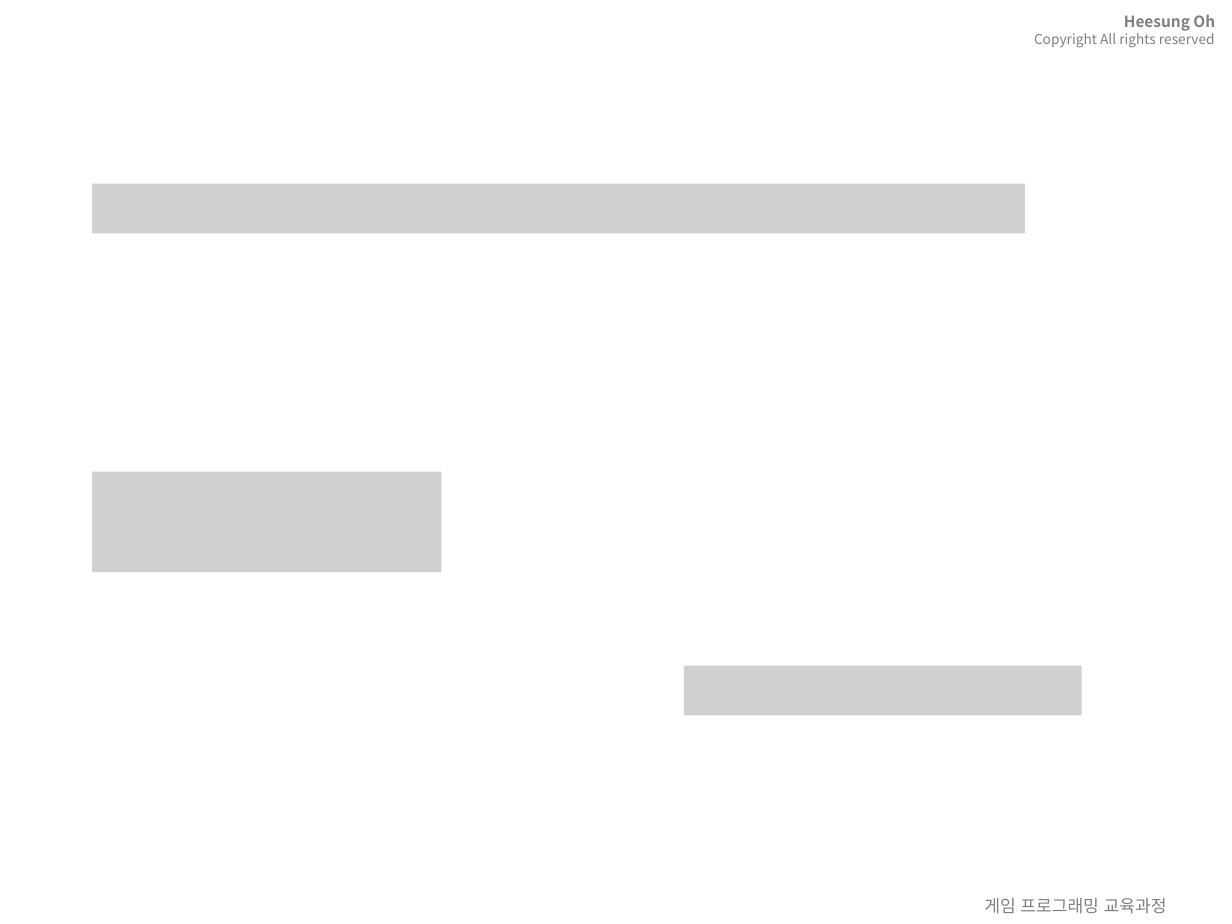
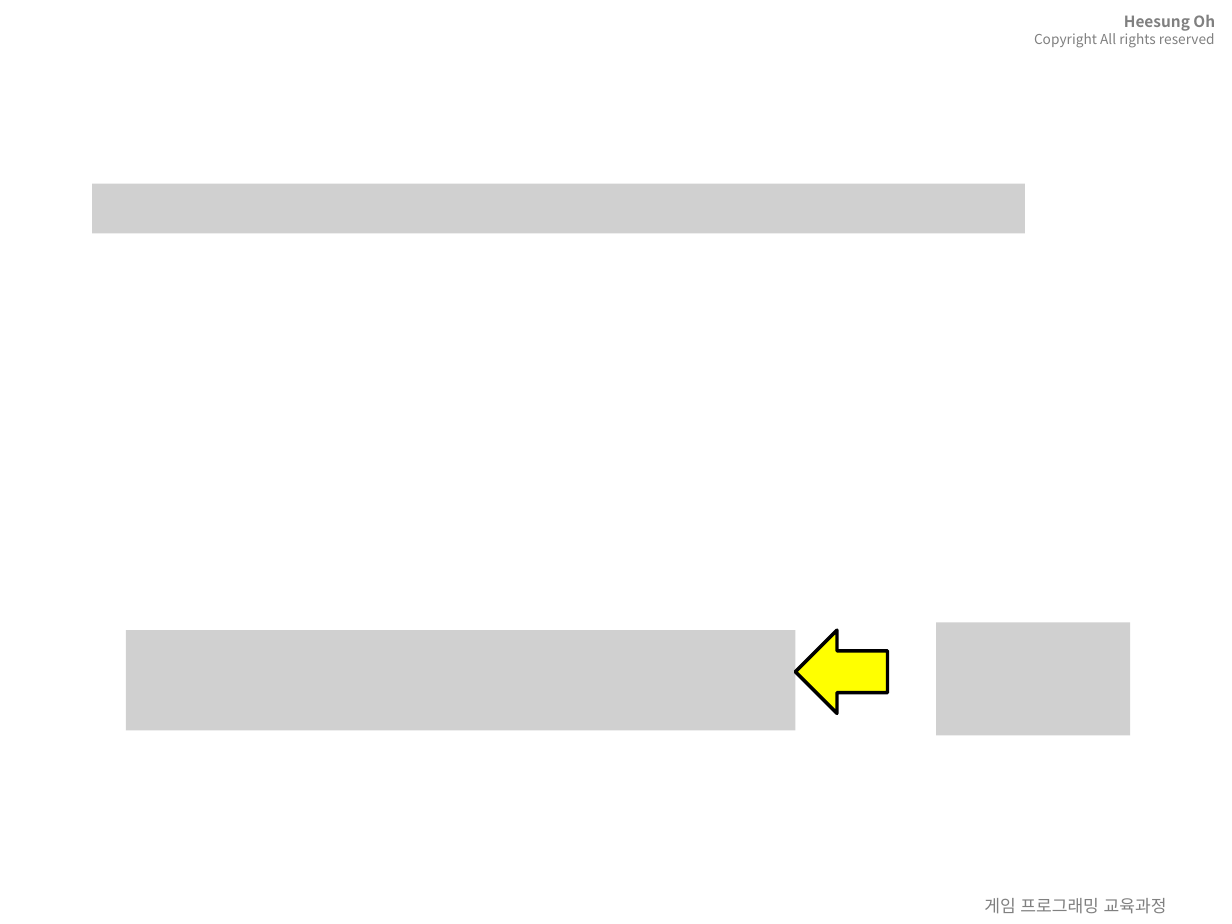
Before and after one commit to 3dapi/ef04_math, a slide deck: slide 81 of doc/mathAndPhycis.pptx (slide 80 before the commit). Drawn at 1232x924 pixels with LibreOffice and Linux fonts; fonts in the diff are those of the drawing; grey boxes stand for pictures; background and template pictures are left out. Boxes give left, top, right and bottom in pixels: in the first picture for what was removed or moved away, otherwise in the second. Text is boxed around its words. In the diff, an @@ line names an element or a change of style, - is before the commit and + after.

```diff
--- a/doc/mathAndPhycis.pptx
+++ b/doc/mathAndPhycis.pptx
@@ picture removed at <box>92,472,441,573</box> @@
@@ picture added at <box>936,622,1130,736</box> @@
@@ picture added at <box>126,630,795,731</box> @@
@@ left arrow added at <box>796,630,888,713</box>, fill #FFFF00, outline #000000 2 pt @@
@@ picture removed at <box>684,665,1082,715</box> @@
```
Also in this commit, not shown: 10 other slides changed, 6 slides added, 7 other files.
